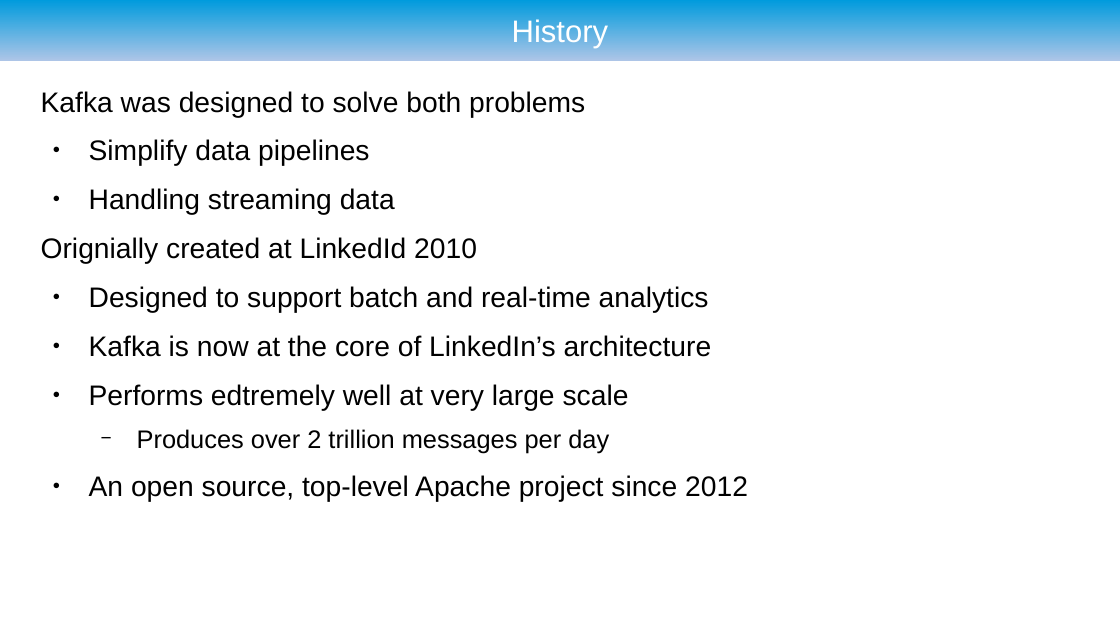
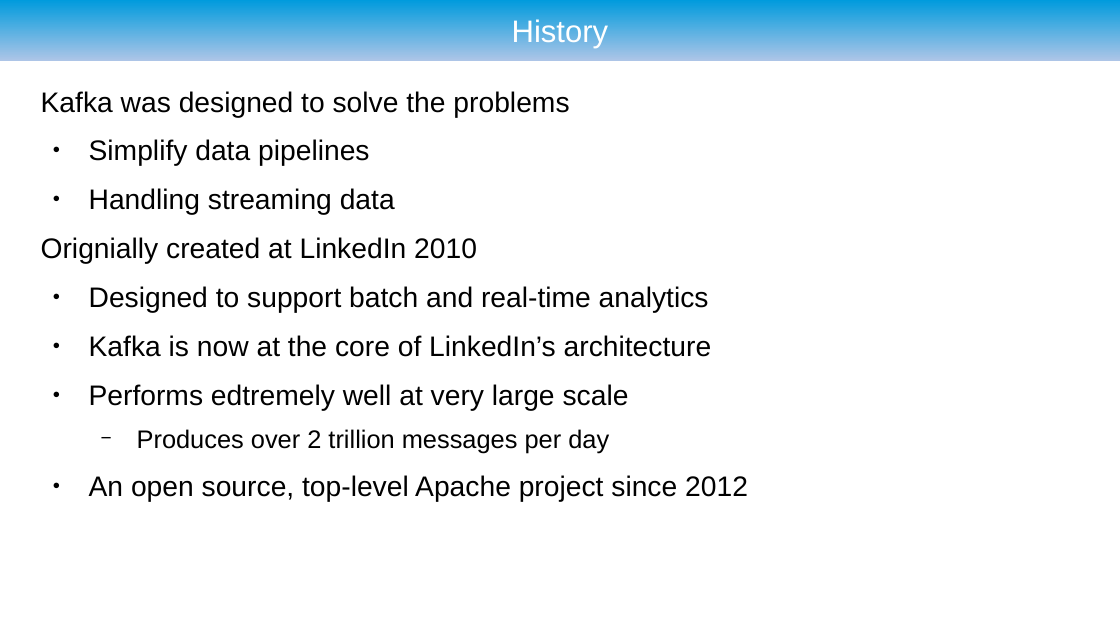
Before and after one commit to ryzlab/kafka-kompetensdag, a slide deck: slide 4 of doc/presentation.odp. Drawn at 1120x630 pixels with LibreOffice and Linux fonts; fonts in the diff are those of the drawing; background and template pictures are left out. Boxes give left, top, right and bottom in pixels: in the first picture for what was removed or moved away, otherwise in the second. Text is boxed around its words. In the diff, an @@ line names an element or a change of style, - is before the commit and + after.

```diff
--- a/doc/presentation.odp
+++ b/doc/presentation.odp
@@ text at [41,91,569,117]: text changed @@
-Kafka was designed to solve both problems
+Kafka was designed to solve the problems
@@ text at [41,237,477,264]: text changed @@
-Orignially created at LinkedId 2010
+Orignially created at LinkedIn 2010
```
Also in this commit, not shown: 11 other slides changed, 5 slides added.
